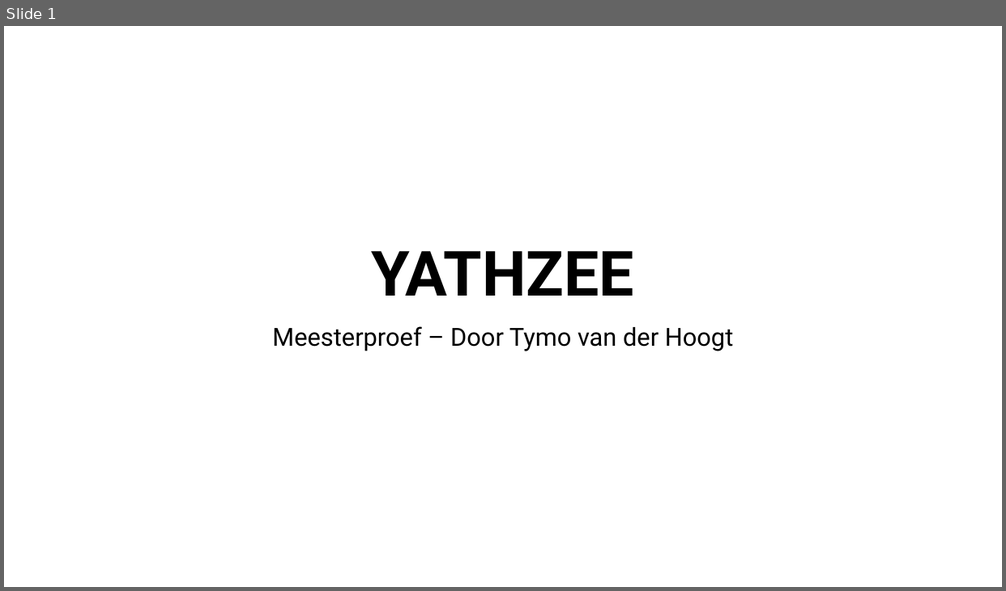
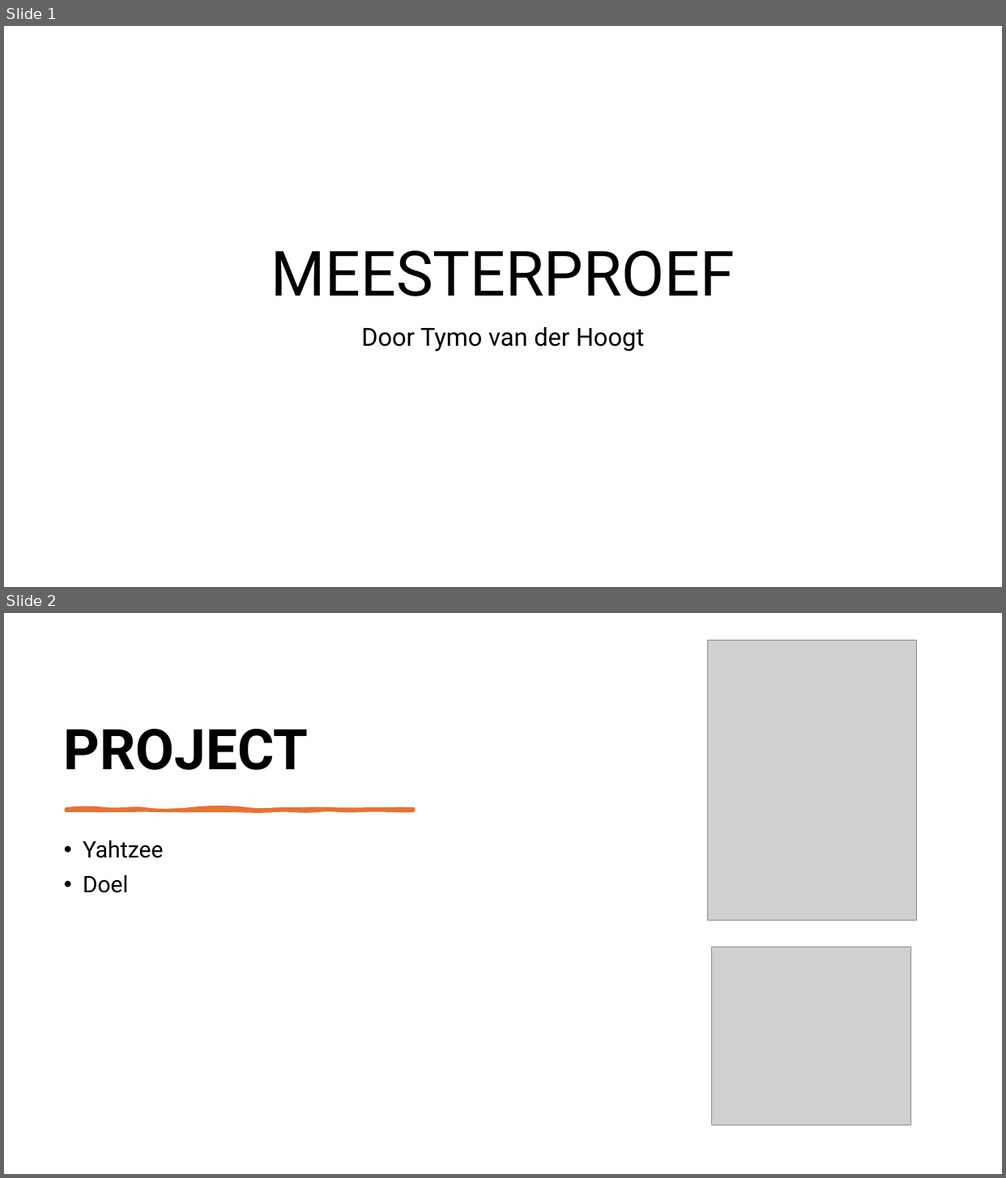
Before and after one commit to TymoVDHoogt-DVC/yahtzee, a slide deck: Yathzee Docs/YATHZEE Presentatie.pptx. Shown one above the other, each under a label of ours: slide 1 before the commit, slides 1 and 2 after it. The pictures are 1006x591 and 1006x1178 pixels, drawn with LibreOffice and Linux fonts; fonts in the diff are those of the drawing; grey boxes stand for pictures. Boxes give left, top, right and bottom in pixels: in the first picture for what was removed or moved away, otherwise in the second. Text is boxed around its words. In the diff, an @@ line names an element or a change of style, - is before the commit and + after.

```diff
--- a/Yathzee Docs/YATHZEE Presentatie.pptx
+++ b/Yathzee Docs/YATHZEE Presentatie.pptx
@@ slide 2 added at bbox=[4, 613, 1002, 1174], background #FFFFFF @@
@@ picture added at bbox=[708, 640, 917, 921] @@
@@ title added at bbox=[64, 729, 309, 770], 54 pt, text #000000, bold @@
+PROJECT
@@ freeform shape added at bbox=[66, 809, 414, 811], fill #E97132, outline #E97132 3.25 pt @@
@@ text added at bbox=[83, 840, 164, 893], 22 pt, text #000000 @@
+• Yahtzee
+• Doel
@@ picture added at bbox=[711, 947, 910, 1125] @@
@@ slide 1 changed as well @@
@@ title at bbox=[271, 250, 735, 297]: text changed; bold off @@
-YATHZEE
+MEESTERPROEF
@@ subtitle at bbox=[361, 327, 644, 352]: text changed @@
-Meesterproef – Door Tymo van der Hoogt
+Door Tymo van der Hoogt
```
Also in this commit, not shown: 5 other slides added.
